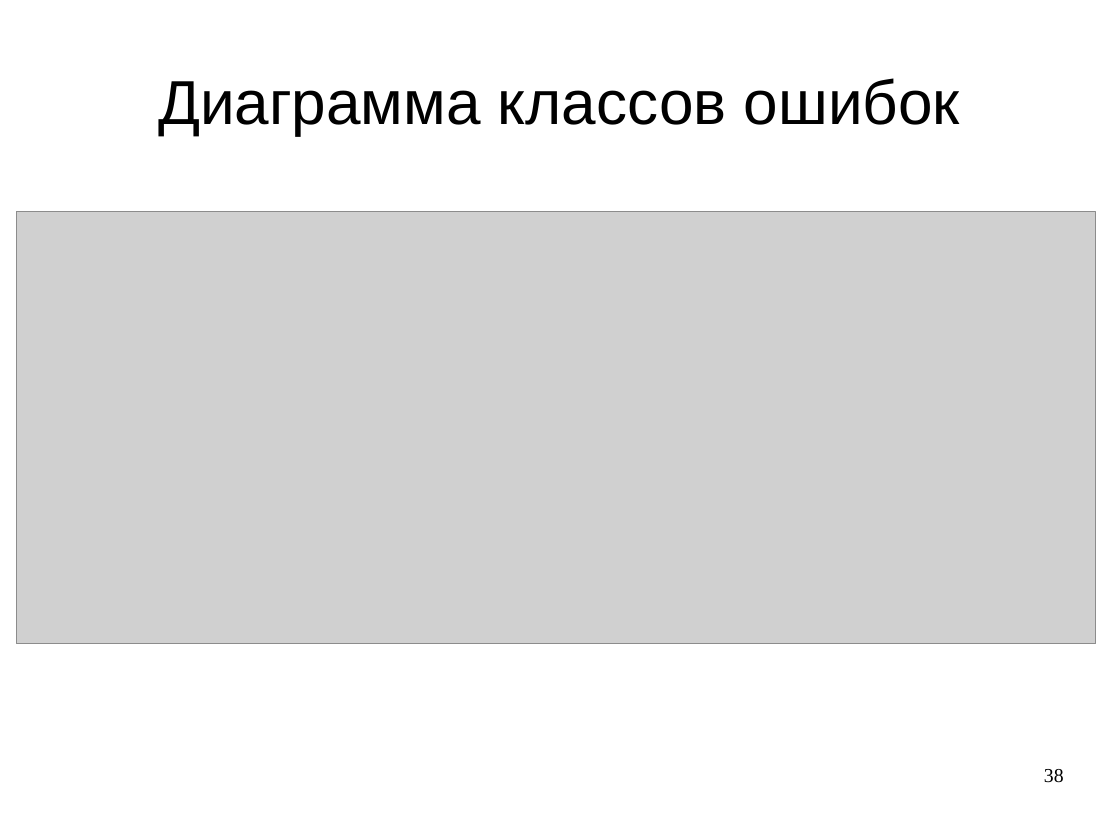
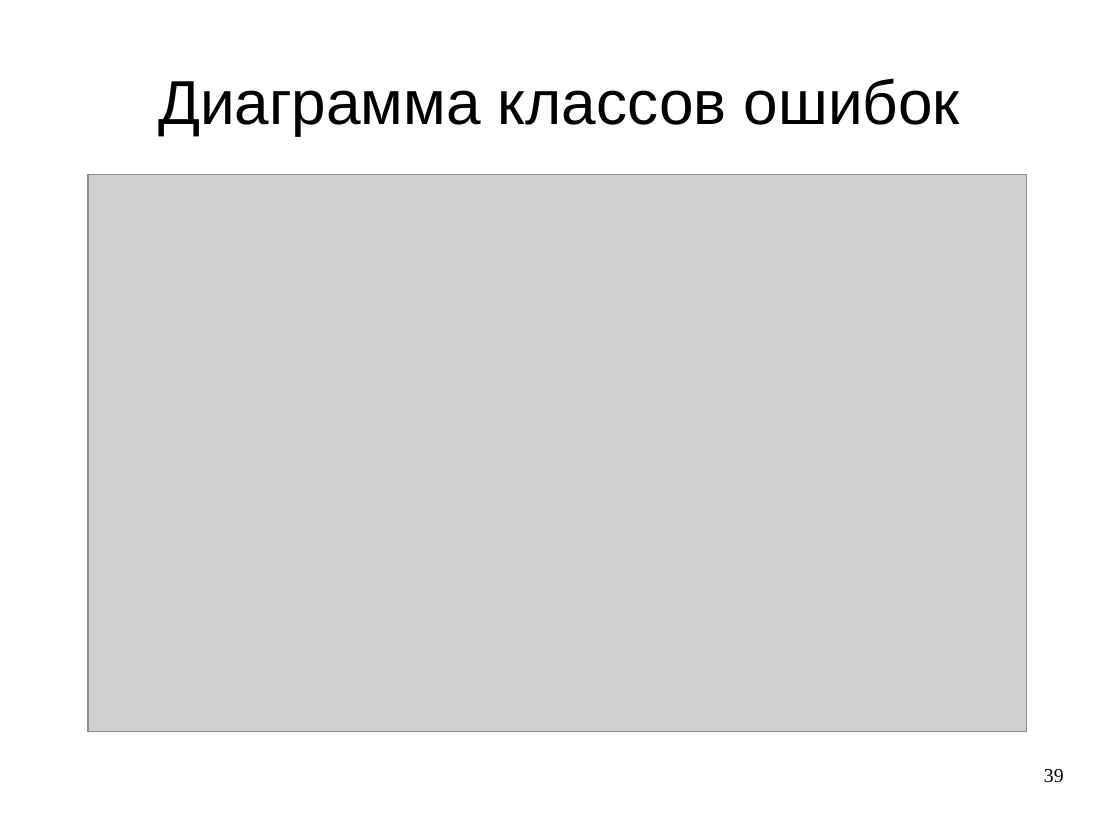
Before and after one commit to LilyTs/Diplom, a slide deck: slide 39 of Цаплина_(Дипломная).ppt (slide 38 before the commit). Drawn at 1120x840 pixels with LibreOffice and Linux fonts; fonts in the diff are those of the drawing; grey boxes stand for pictures. Boxes give left, top, right and bottom in pixels: in the first picture for what was removed or moved away, otherwise in the second. Text is boxed around its words. In the diff, an @@ line names an element or a change of style, - is before the commit and + after.

Commit message:
перенесла реализацию автокорректировки кратко в общий кусок реализации, добавила недостающие картинки, исправила приложения, заменила диаграмму классов ошибок

```diff
--- a/Цаплина_(Дипломная).ppt
+++ b/Цаплина_(Дипломная).ppt
@@ picture: place and size @@
-picture at box(16, 212, 1097, 644)
+picture at box(88, 174, 1028, 732)
@@ page number at box(1044, 769, 1064, 783): text changed @@
-38
+39
```
Also in this commit, not shown: 6 other slides changed, 2 slides added, 1 slide removed, 1 other file.
